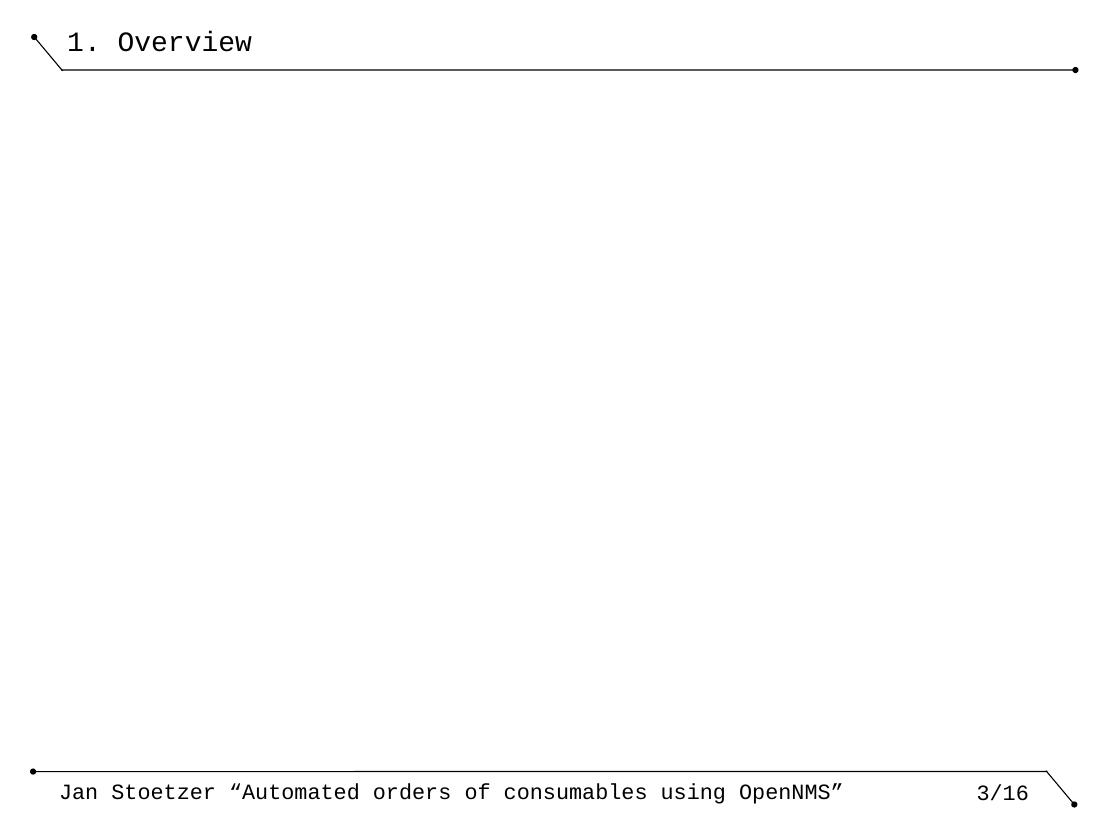
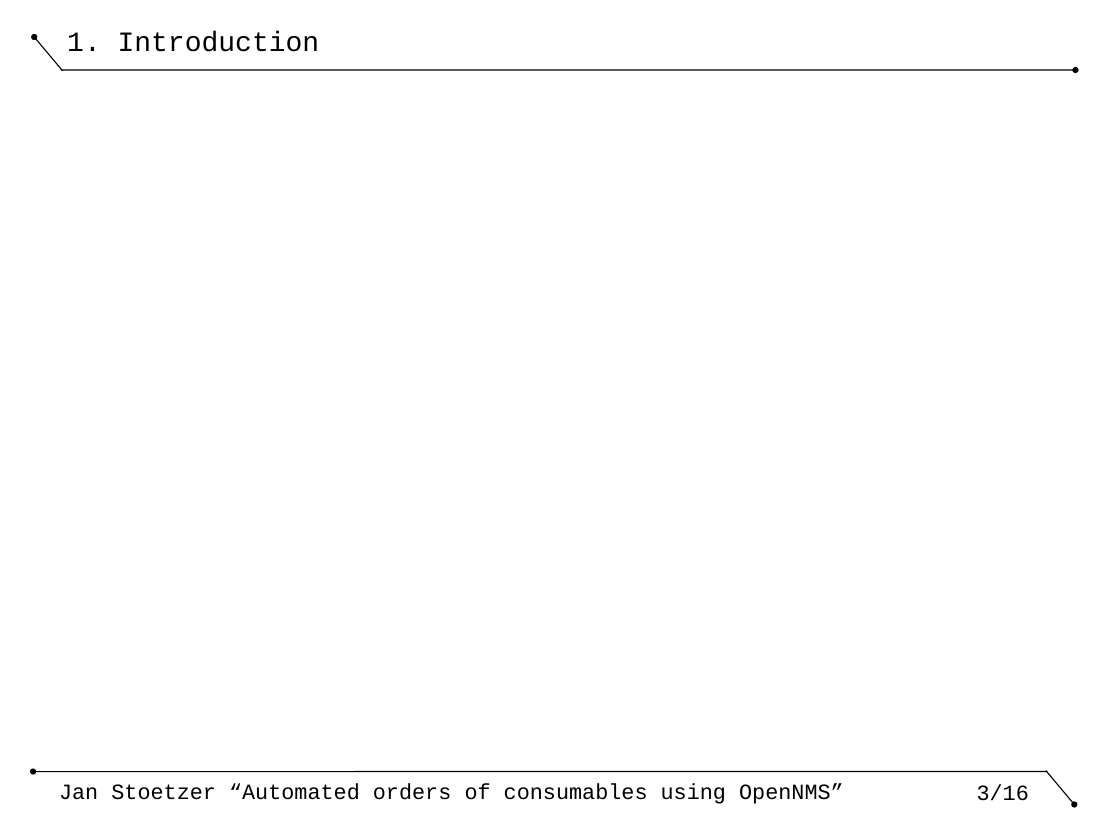
Before and after one commit to nh13jan/nms_constalk, a slide deck: slide 3 of _talk.odp. Drawn at 1120x840 pixels with LibreOffice and Linux fonts; fonts in the diff are those of the drawing; background and template pictures are left out. Boxes give left, top, right and bottom in pixels: in the first picture for what was removed or moved away, otherwise in the second. Text is boxed around its words. In the diff, an @@ line names an element or a change of style, - is before the commit and + after.

```diff
--- a/_talk.odp
+++ b/_talk.odp
@@ title at [67,31,320,52]: text changed @@
-1. Overview
+1. Introduction
```
Also in this commit, not shown: 2 other slides changed, 3 slides added, 1 slide removed.
